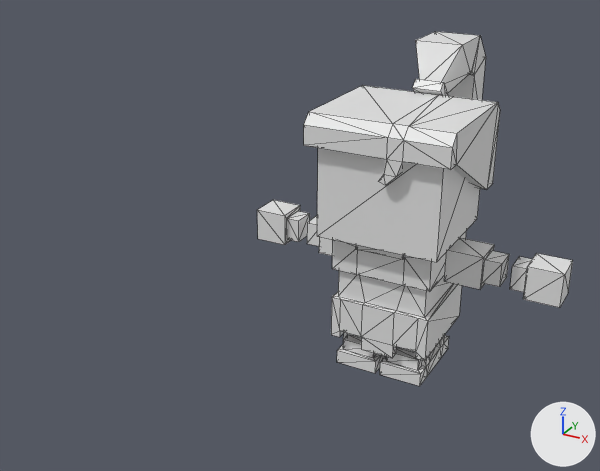
A saved change to the Blender file Assets/Dev placeholders/Meshes/Character.blend.
Rendered twice from a 50 mm lens placed at (115.0, -293.0, 192.0), pointed at (-19.0, -51.0, 70.0). The axes (+X, +Y, +Z) are drawn at lower right. The lights are the same throughout. Mesh edges are drawn as thin lines.

In view in the first picture: 'CharacterMesh'.
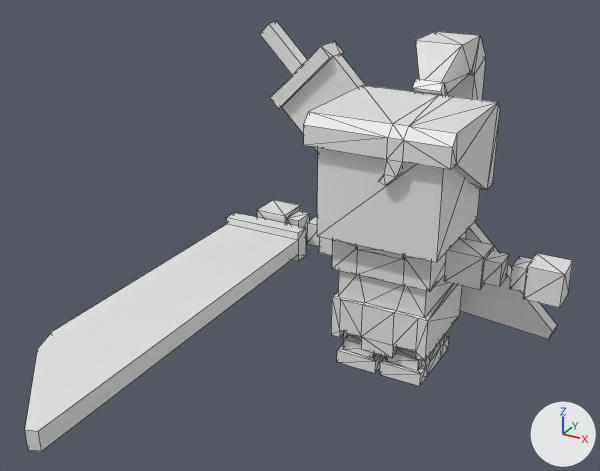
Patch to the scene script:
```diff
--- a/Assets/Dev placeholders/Meshes/Character.blend.py
+++ b/Assets/Dev placeholders/Meshes/Character.blend.py
@@ mat_maincolors_001 @@
+mat_maincolors_001 = principled_material('MainColors.001')
+mat_maincolors_001.base_color = (0.8, 0.8, 0.8)  # white #e7e7e7
@@ me_sword_001 @@
+me_sword_001.from_pydata(...)  # 28 vertices, 26 faces; spans x -18.0..18.0, y -19.0..163.0, z -7.0..7.0
+me_sword_001.materials.append(mat_maincolors_001)  # its picture is missing
@@ me_sword @@
+me_sword.from_pydata(...)  # 28 vertices, 26 faces; spans x -18.0..18.0, y -19.0..163.0, z -7.0..7.0
+me_sword.materials.append(mat_maincolors_001)  # its picture is missing
@@ ob_swordattack @@
+ob_swordattack = bpy.data.objects.new('SwordAttack', me_sword_001)
+ob_swordattack.location = (-60.0, 1.6, 44.4)
+ob_swordattack.rotation_euler = (-3.142, 0.0, 0.0)  # degrees (-180, 0, 0)
@@ ob_swordidle @@
+ob_swordidle = bpy.data.objects.new('SwordIdle', me_sword)
+ob_swordidle.location = (-66.6, 31.8, 113.7)
+ob_swordidle.rotation_euler = (-1.571, -0.785, 0.0)  # degrees (-90, -45, 0)
```

Pixel boxes (x1, y1, x2, y2) of what changed, in the pictures (600 x 471 px):
'SwordAttack', added
    after: (25, 210, 306, 451)
'SwordIdle', added
    after: (260, 22, 557, 339)
